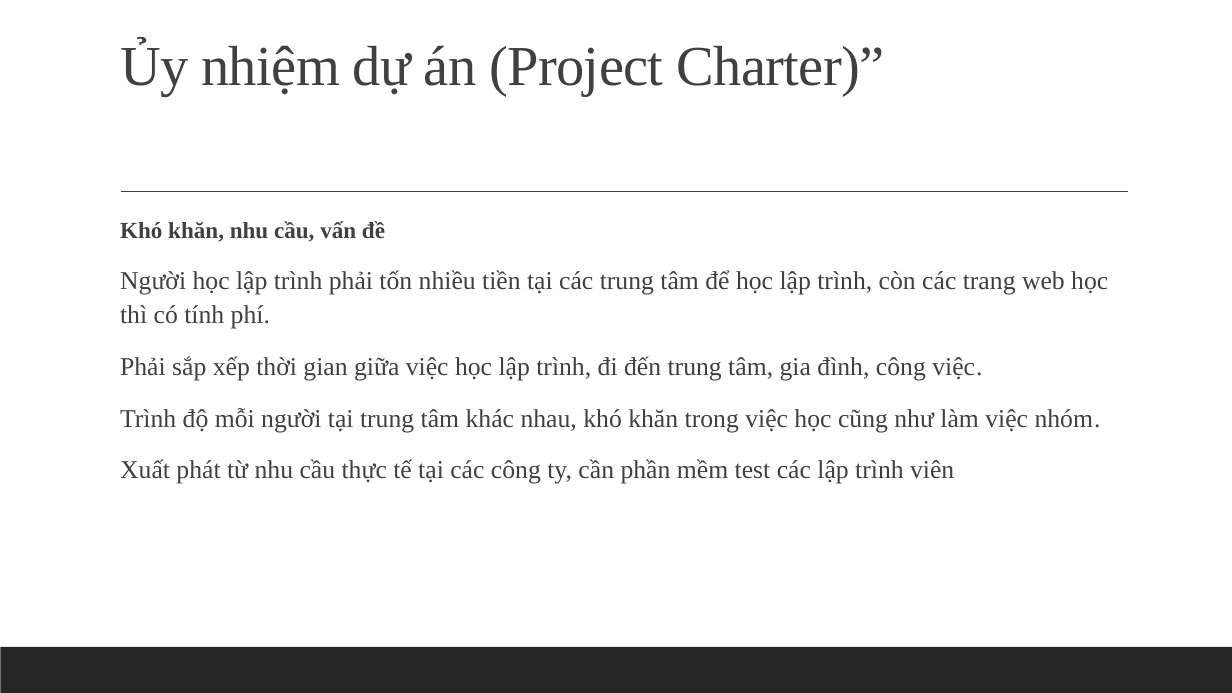
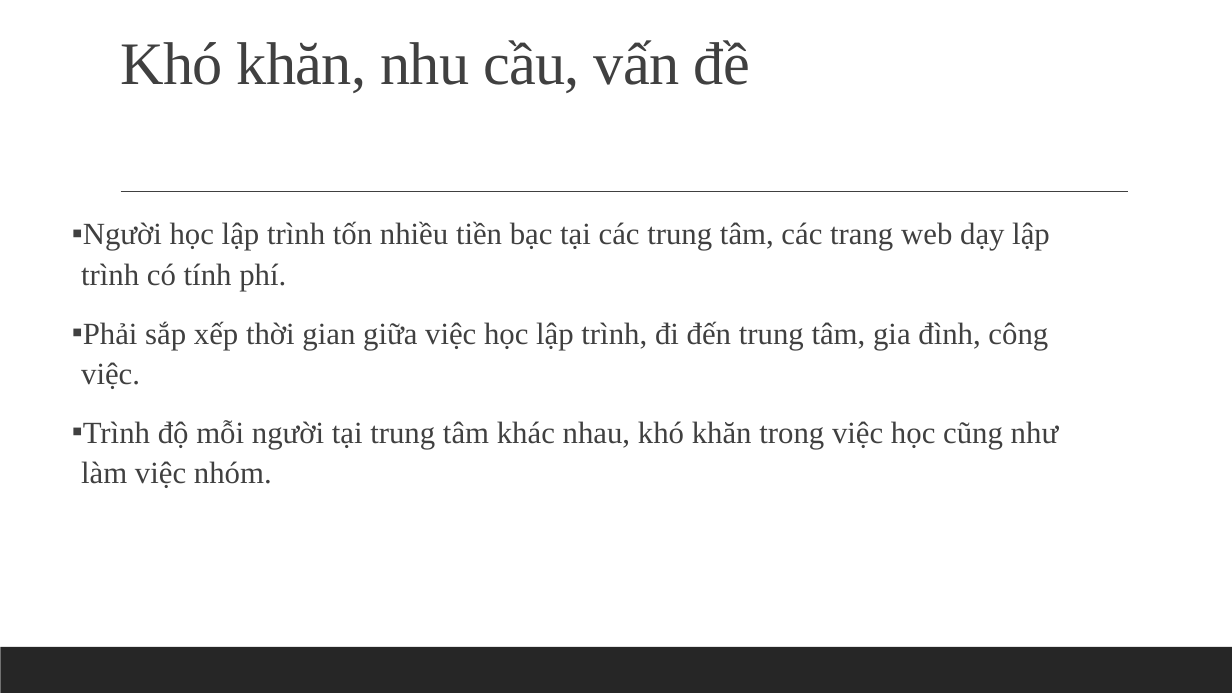
Before and after one commit to huynhquangminh/18HCB_QuanLyQuyTrinhPhanMem, a slide deck: slide 34 of Documents/TongHop/BaoCaoTrcDuAn/Nhom_3_Tuan_2.pptx (slide 41 before the commit). Drawn at 1232x693 pixels with LibreOffice and Linux fonts; fonts in the diff are those of the drawing. Boxes give left, top, right and bottom in pixels: in the first picture for what was removed or moved away, otherwise in the second. Text is boxed around its words. In the diff, an @@ line names an element or a change of style, - is before the commit and + after.

Commit message:
Chỉnh sửa bài giữa kì

```diff
--- a/Documents/TongHop/BaoCaoTrcDuAn/Nhom_3_Tuan_2.pptx
+++ b/Documents/TongHop/BaoCaoTrcDuAn/Nhom_3_Tuan_2.pptx
@@ title at [120,40,749,93]: text changed; size 44 to 47 pt @@
-Ủy nhiệm dự án (Project Charter)”
+Khó khăn, nhu cầu, vấn đề
@@ text "Người học lập trình tốn ...": place and size @@
-text "Người học lập trình tốn ..." at [120,221,1108,484]
+text "Người học lập trình tốn ..." at [81,221,1058,488]
@@ text at [81,221,1050,291]: text changed; size 20 to 24 pt @@
-  Khó khăn, nhu cầu, vấn đề
-  Người học lập trình phải tốn nhiều tiền tại các trung tâm để học lập trình, còn các trang web học thì có tính phí.
+▪ Người học lập trình tốn nhiều tiền bạc tại các trung tâm, các trang web dạy lập trình có tính phí.
@@ text at [81,321,1058,488]: size 20 to 24 pt in "Phải sắp xếp thời gian giữa việc ...", "Trình độ mỗi người tại trung tâm ..."; bullet   to ▪ @@
@@ text at [120,459,954,484]: paragraph removed @@
-  Xuất phát từ nhu cầu thực tế tại các công ty, cần phần mềm test các lập trình viên
```
Also in this commit, not shown: 15 other slides changed, 1 slide added, 7 slides removed, 6 other files.
